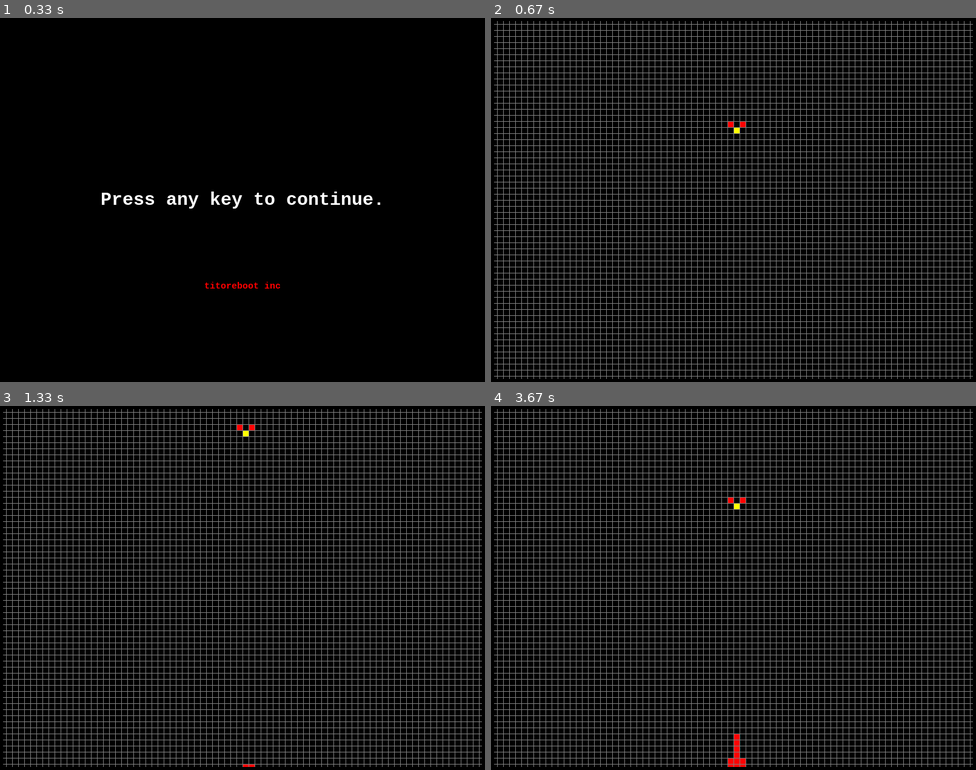
Above: before the commit, frames 1-4 (two rows, left to right).
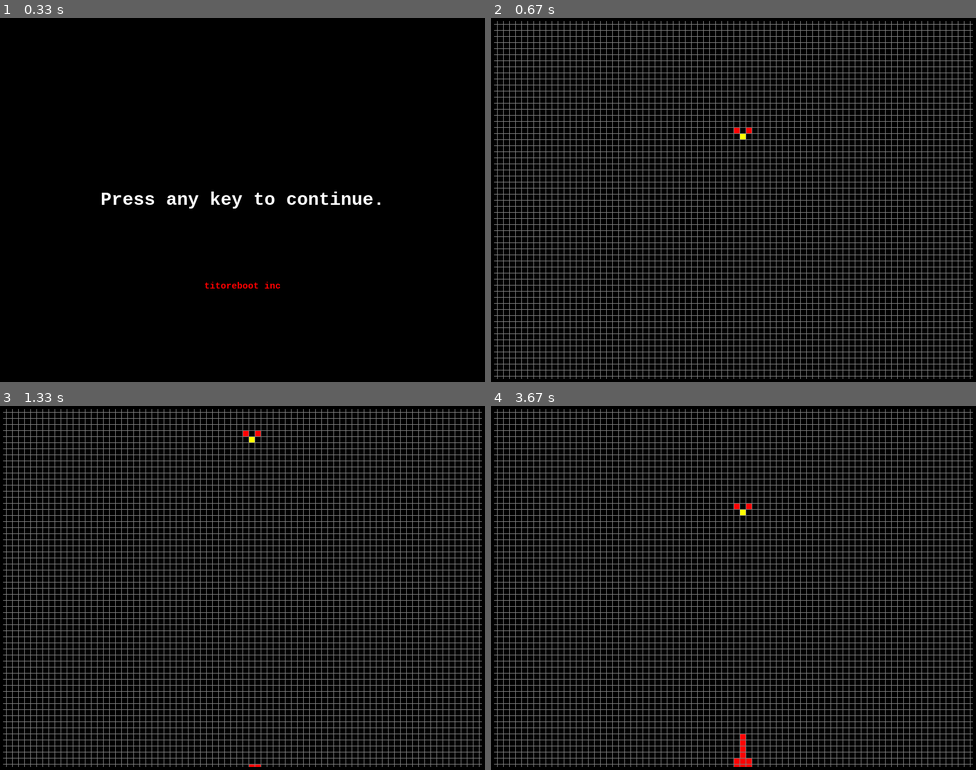
Above: after the commit, the same moments.

Repository: torresnelson/pygame
Game: pygame game, started from src/sandsimulator.py
Two runs of this game, one before a commit and one after it. Both use one fixed random seed, a clock stepped at 60 frames per second and the inputs below.
Inputs:
- Up to frame 1 (0.33 s): no input
- Up to frame 2 (0.67 s): hold Right from 0.33 s (still down)
- Up to frame 3 (1.33 s): release Right at 0.8 s; tap Space at 0.83, 1.23 s; hold Right from 1.17 s (still down)
- Up to frame 4 (3.67 s): tap Space at 1.53, 1.73, 2.03, 2.3, 2.63, 2.93, 3.07, 3.37 s; release Right at 1.63 s; hold Left 1.67-2.2 s; hold Down 2.23-2.53 s; hold Left 2.57-2.97 s; hold Right 3-3.63 s

Frame 1 is identical in both runs. In frame 2, less than 0.1% of the frame differs, in the area x 48-54%, y 28-34%; in frame 3, 0.1%; in frame 4, 0.3%, in the area x 48-54%, y 25-100%.

Commit message:
increased sand grain size to detect others grains

Diff:
--- a/src/sandsimulator.py
+++ b/src/sandsimulator.py
@@ -13,7 +13,9 @@
 top_left_y  = s_height - play_height
 
 # SAND piece FORMAT
-piece = ['0']
+piece = ['...',
+		 '.0.',
+		 '...']
 
 #COLORS
 red         = (255,0,0)
